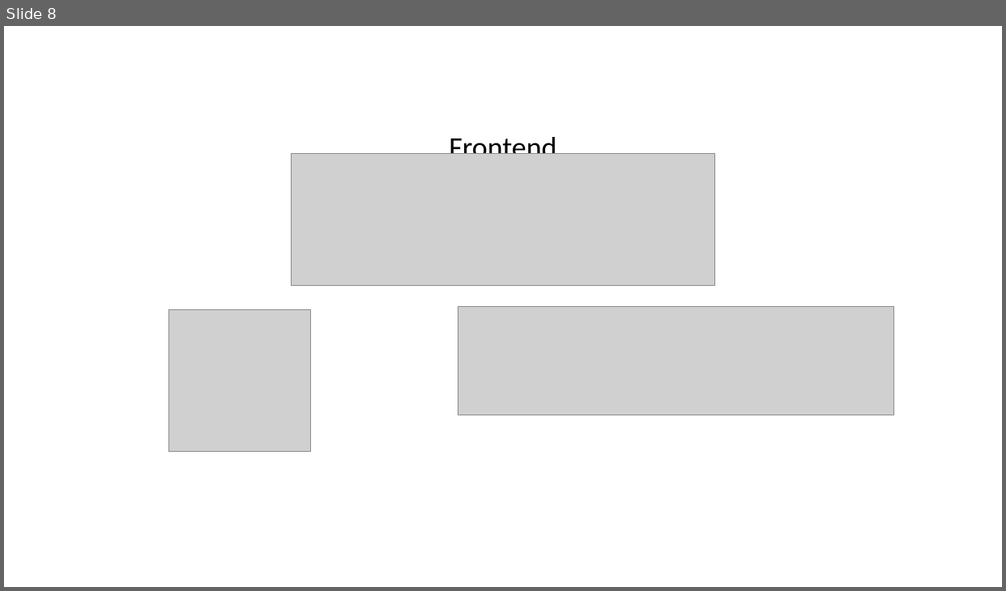
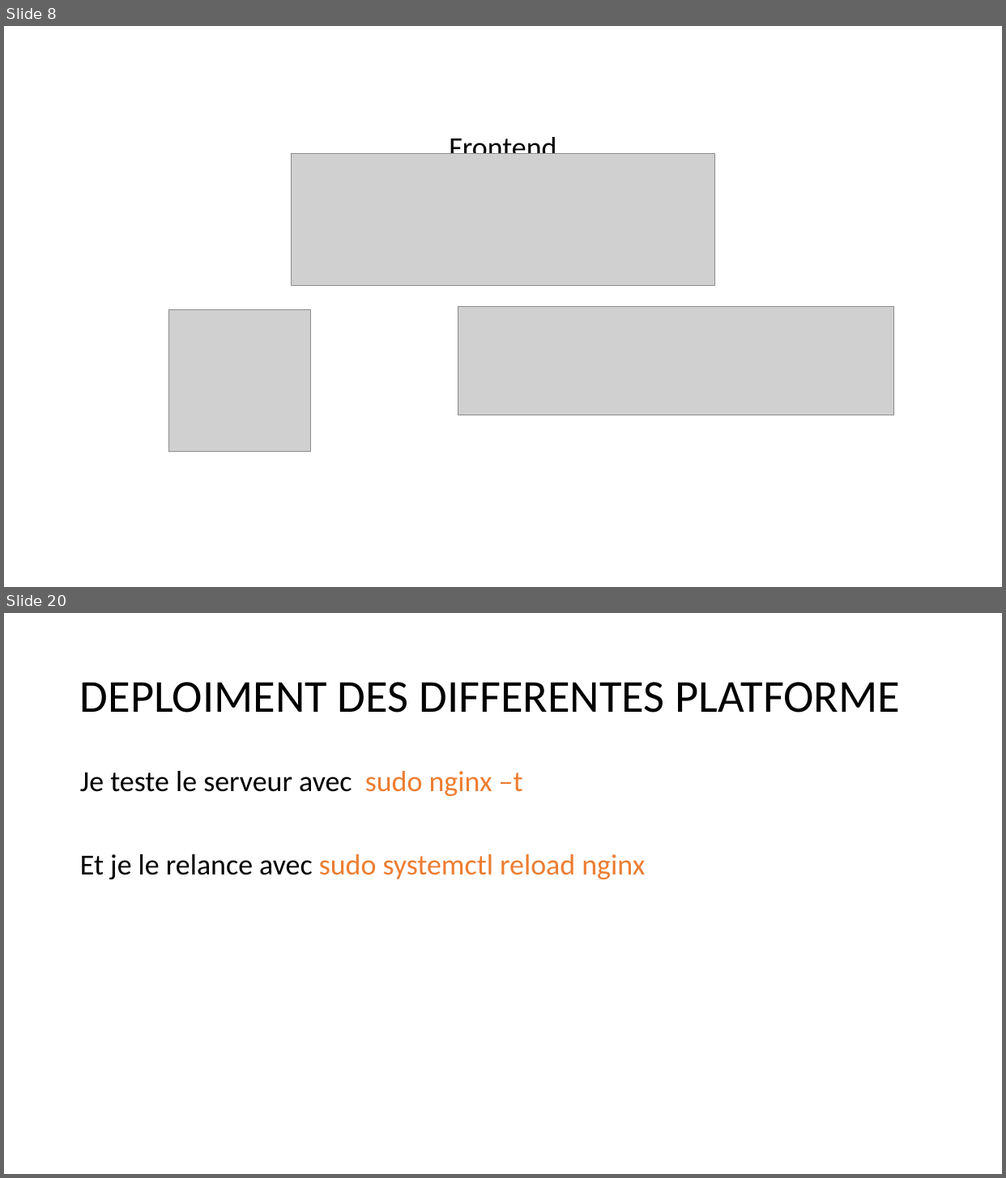
Before and after one commit to Soosuukee/shopcartfinal, a slide deck: SHOPCART.pptx. Shown one above the other, each under a label of ours: slide 8 before the commit, slides 8 and 20 after it; the slides between them are not shown. The pictures are 1006x591 and 1006x1178 pixels, drawn with LibreOffice and Linux fonts; fonts in the diff are those of the drawing; grey boxes stand for pictures. Boxes give left, top, right and bottom in pixels: in the first picture for what was removed or moved away, otherwise in the second. Text is boxed around its words. In the diff, an @@ line names an element or a change of style, - is before the commit and + after.

```diff
--- a/SHOPCART.pptx
+++ b/SHOPCART.pptx
@@ slide 20 added at (x1=4, y1=613, x2=1002, y2=1174), background #FFFFFF @@
@@ title added at (x1=80, y1=682, x2=901, y2=713), 44 pt, text #000000 @@
+DEPLOIMENT DES DIFFERENTES PLATFORME
@@ text added at (x1=80, y1=771, x2=645, y2=879), 28 pt, text #000000 @@
+Je teste le serveur avec sudo nginx –t
+Et je le relance avec sudo systemctl reload nginx
```
Also in this commit, not shown: 1 slide changed, 11 other slides added, 45 other files.
